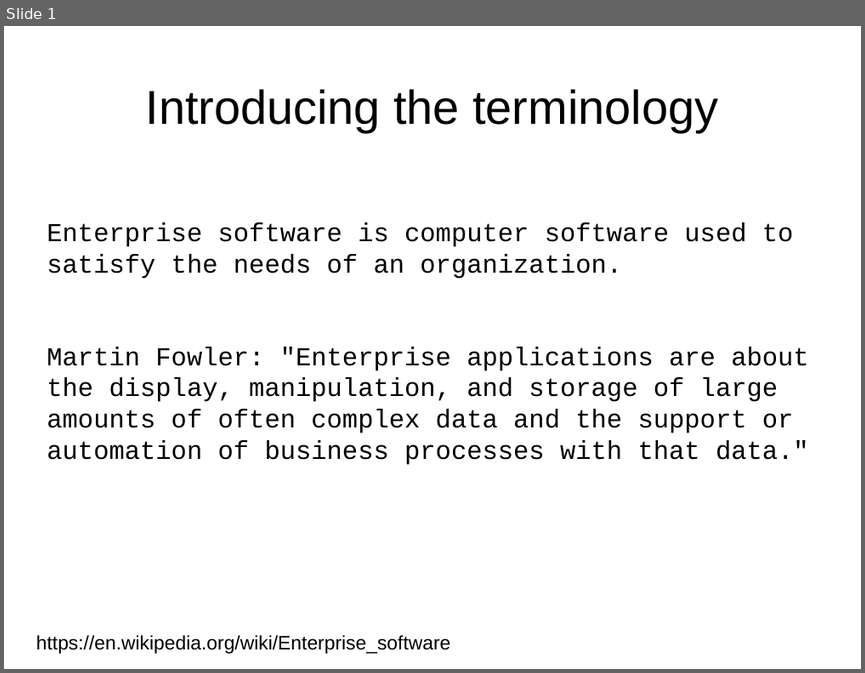
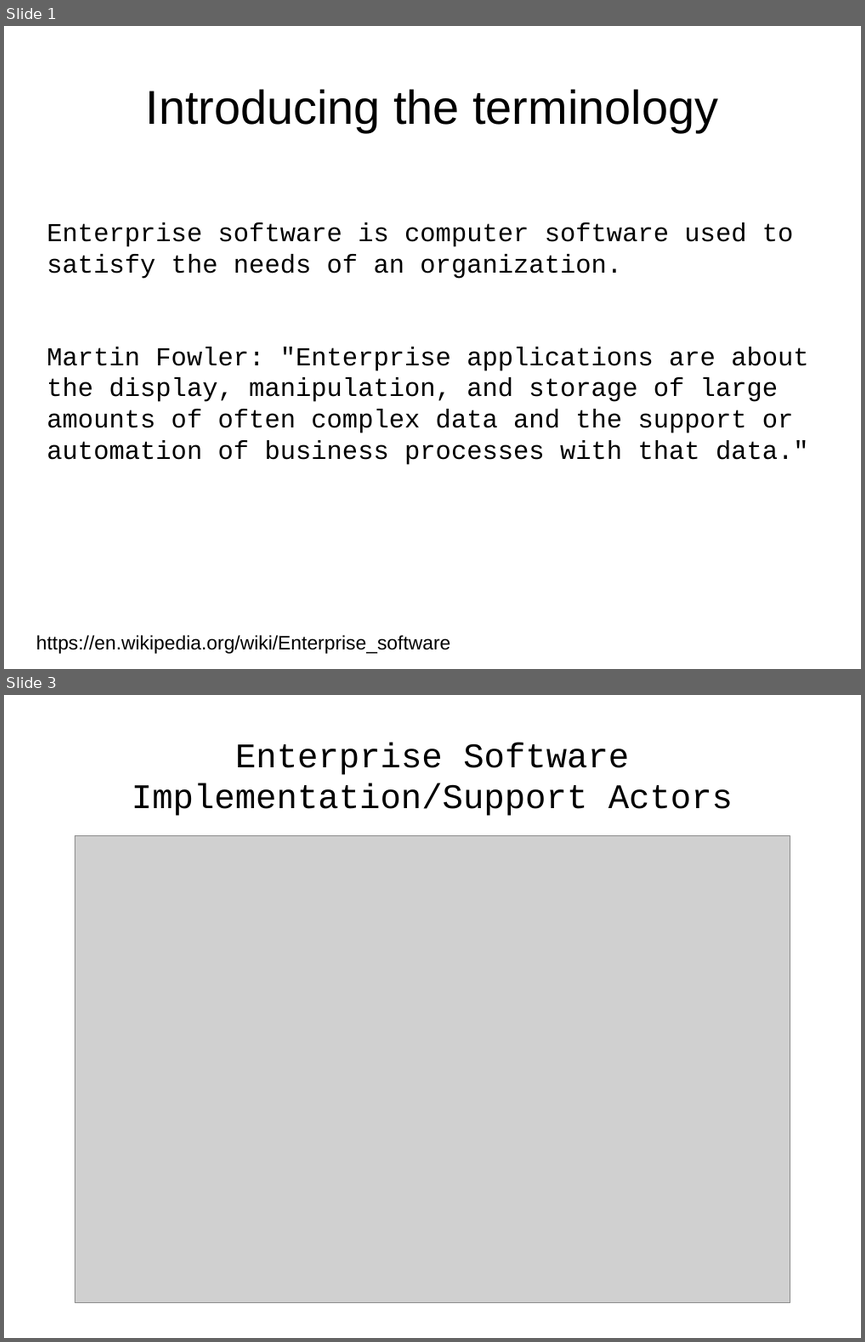
Before and after one commit to j-avdeev/EnterpriseSystemsDevelopment, a slide deck: Lec1 - Introducing the terminology/Enterprise System Development - lec day1 Introducing the terminology.odp. Shown one above the other, each under a label of ours: slide 1 before the commit, slides 1 and 3 after it; the slides between them are not shown. The pictures are 865x673 and 865x1342 pixels, drawn with LibreOffice and Linux fonts; fonts in the diff are those of the drawing; grey boxes stand for pictures. Boxes give left, top, right and bottom in pixels: in the first picture for what was removed or moved away, otherwise in the second. Text is boxed around its words. In the diff, an @@ line names an element or a change of style, - is before the commit and + after.

```diff
--- a/Lec1 - Introducing the terminology/Enterprise System Development - lec day1 Introducing the terminology.odp
+++ b/Lec1 - Introducing the terminology/Enterprise System Development - lec day1 Introducing the terminology.odp
@@ slide 3 added at bbox=[4, 695, 861, 1338], background #FFFFFF @@
@@ text added at bbox=[132, 742, 732, 816], 32 pt, text #000000 @@
+Enterprise Software Implementation/Support Actors
@@ picture added at bbox=[75, 836, 789, 1303] @@
```
Also in this commit, not shown: 3 slides changed, 1 other slide added, 21 slides removed, 3 other files.
